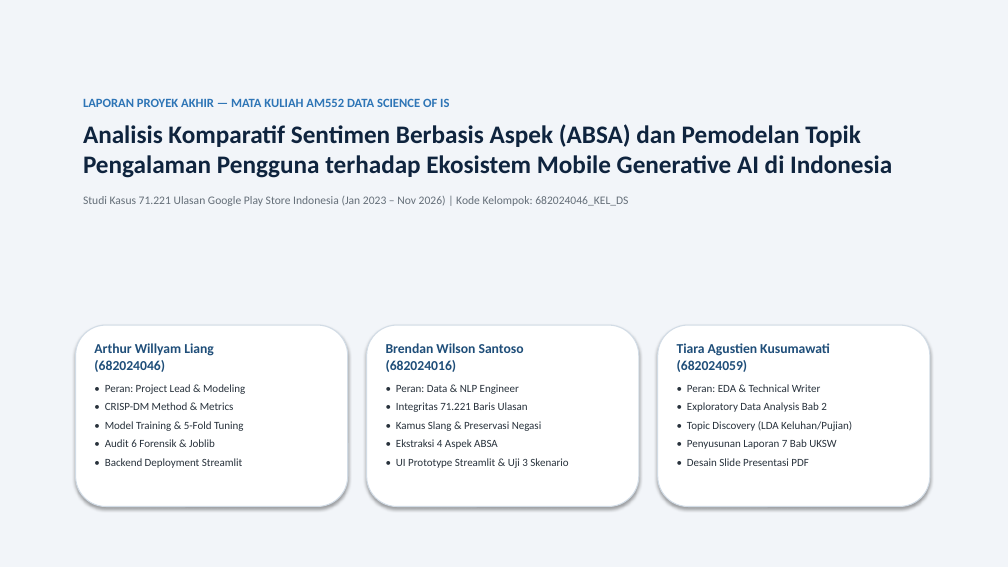
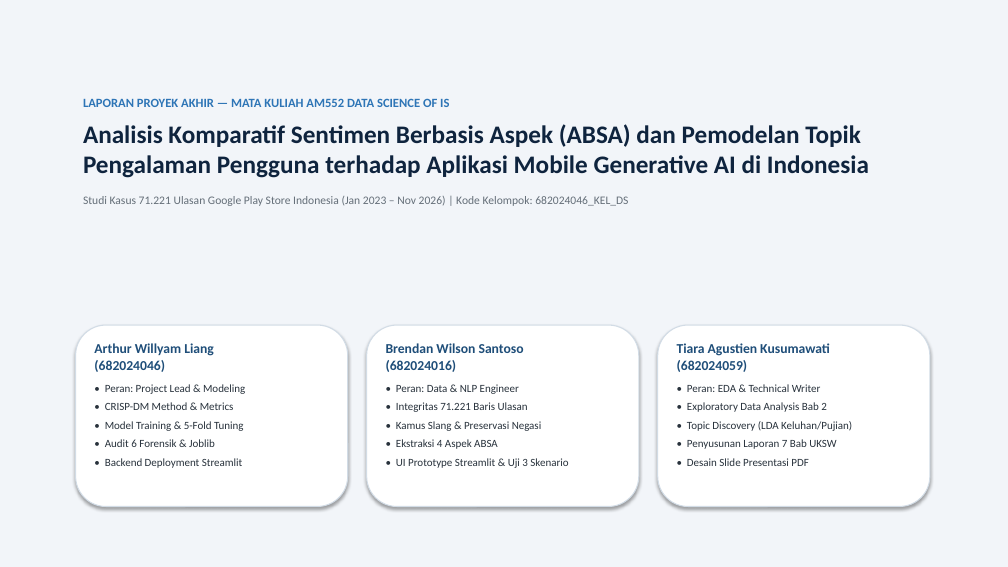
Before and after one commit to awillyam327/AM552B_GenAI_Indonesia, a slide deck: slide 1 of 06_deployment_reporting/682024046_KEL_DS_Presentasi.pptx. Drawn at 1008x567 pixels with LibreOffice and Linux fonts; fonts in the diff are those of the drawing. Boxes give left, top, right and bottom in pixels: in the first picture for what was removed or moved away, otherwise in the second. Text is boxed around its words. In the diff, an @@ line names an element or a change of style, - is before the commit and + after.

Commit message:
docs: perbarui judul proyek final di laporan, slide, notebook, dan prototype

```diff
--- a/06_deployment_reporting/682024046_KEL_DS_Presentasi.pptx
+++ b/06_deployment_reporting/682024046_KEL_DS_Presentasi.pptx
@@ text at (83, 124, 869, 178): text changed @@
-Analisis Komparatif Sentimen Berbasis Aspek (ABSA) dan Pemodelan Topik Pengalaman Pengguna terhadap Ekosistem Mobile Generative AI di Indonesia
+Analisis Komparatif Sentimen Berbasis Aspek (ABSA) dan Pemodelan Topik Pengalaman Pengguna terhadap Aplikasi Mobile Generative AI di Indonesia
```
Also in this commit, not shown: 6 other files.
